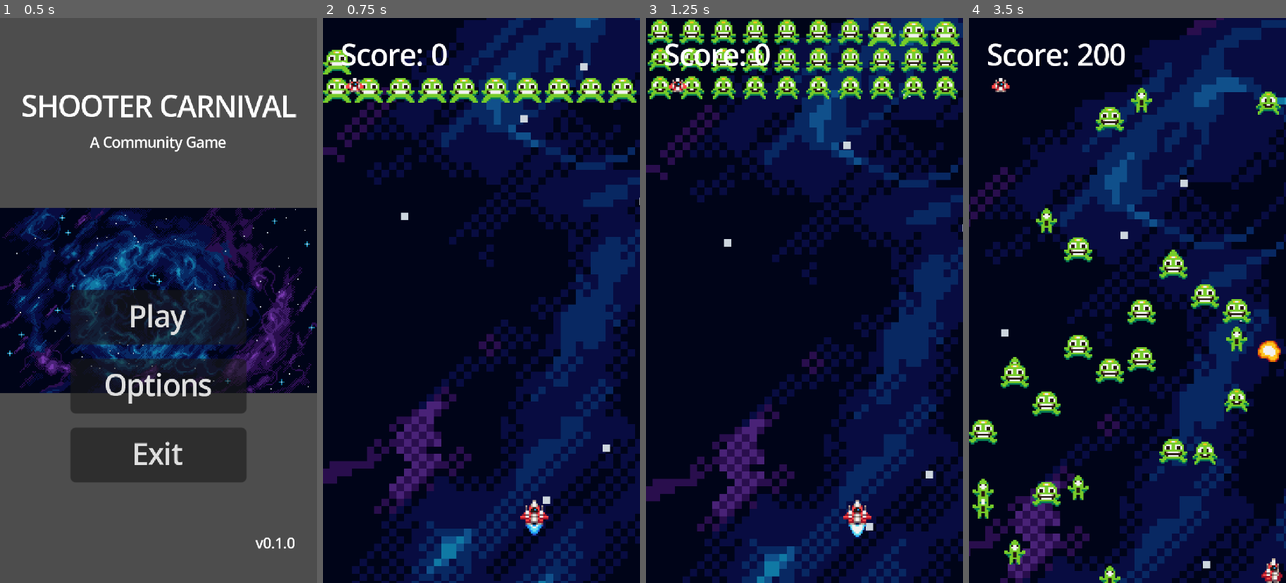
Above: before the commit, frames 1-4 (left to right).
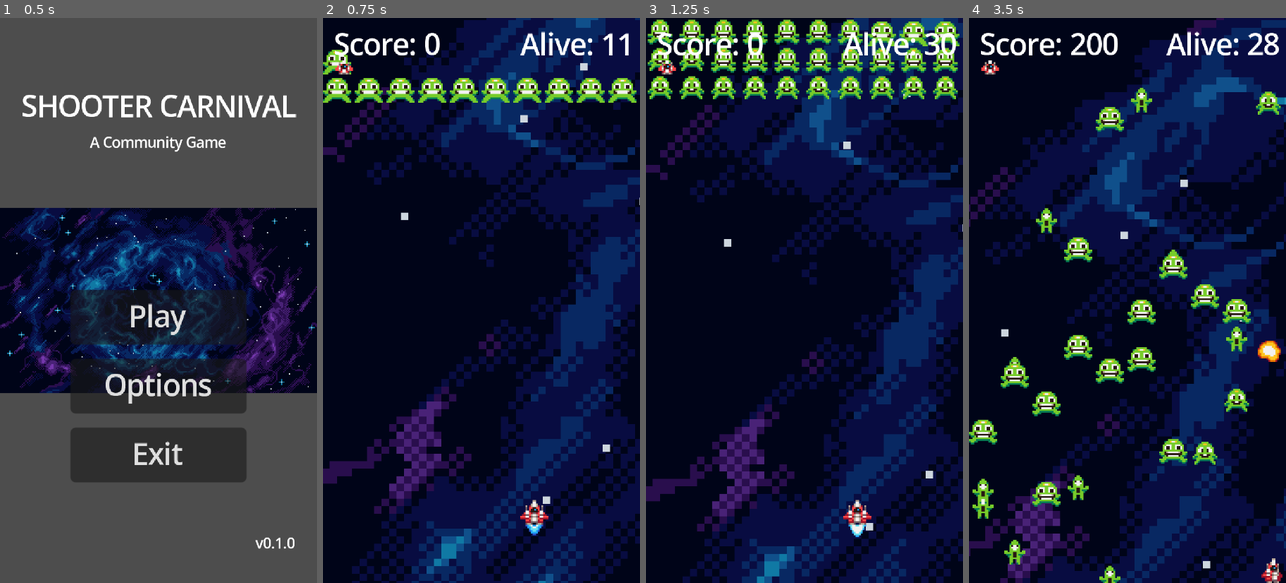
Above: after the commit, the same moments.

Repository: HouZenKai/ShooterCarnival
Game: Godot game, scene res://scenes/ui/main_menu.tscn
Same seed, same stepped clock (60 frames per second), same inputs: the game is played once before the commit and once after it.
Inputs:
- Up to frame 1 (0.5 s): no input
- Up to frame 2 (0.75 s): click "Play" at 0.5 s
- Up to frame 3 (1.25 s): no input
- Up to frame 4 (3.5 s): hold D (move_right) 1.28-2.03 s; tap Space (shoot) at 1.35, 2.1, 2.85 s; hold S (move_down) 2.03-2.78 s; hold D (move_right) from 2.78 s (still down)

Frame 1 is identical in both runs. In frame 2, 1.5% of the frame differs, in the area x 3-97%, y 2-14%; in frame 3, 1.6%; in frame 4, 2.0%, in the area x 3-98%, y 2-14%.

Commit message:
added a counter of how many enemies are alive to the hud modified hud to be typed

Diff:
--- a/src/entities/spawners/enemy_spawner.gd
+++ b/src/entities/spawners/enemy_spawner.gd
@@ -10,6 +10,7 @@
 @export var speed_increase_step: float = 0.1
 
 @onready var spawn_timer: Timer = $SpawnTimer
+@onready var hud: Hud = $"../HUD"
 
 var minimum_spawn_interval : float = 0.050
 var alive_enemies : int = 0
@@ -52,6 +53,7 @@
 		print("\tenemy_spawner>>_spawn_enemies_platoon_async Added a new enemy to the platoon")
 		add_child(enemy_instance)
 		alive_enemies += 1
+		hud.increment_enemy()
 
 	 	# Spread spawning across multiple frames to prevent stuttering
 		await get_tree().process_frame
@@ -82,6 +84,7 @@
 
 		add_child(enemy)
 		alive_enemies += 1
+		hud.increment_enemy()
 
 
 func _on_enemy_died(_payload: Message.Payload.EnemyDeath) -> void:
--- a/src/scenes/stages/stage_01.gd
+++ b/src/scenes/stages/stage_01.gd
@@ -13,7 +13,7 @@
 
 ## Reference to the player (direct child of this stage)
 @onready var player: Area2D = $Player
-@onready var hud: CanvasLayer = $HUD
+@onready var hud: Hud = $HUD
 
 
 func _ready() -> void:
@@ -40,6 +40,7 @@
 func _on_enemy_died(enemy : Message.Payload.EnemyDeath) -> void:
 	if hud and is_instance_valid(hud):
 		hud.add_score(enemy.reward)
+		hud.decrement_enemy()
 
 
 ## Returns the player node for external access (e.g., parallax tracking in main scene).
--- a/src/scenes/ui/hud.gd
+++ b/src/scenes/ui/hud.gd
@@ -1,14 +1,17 @@
+class_name Hud
 extends CanvasLayer
-## HUD: Displays game UI including score and lives.
+## HUD: Displays game UI including score, lives and enemies alive.
 ## Handles updating the score when enemies are destroyed.
 
 @onready var score_label: Label = $Control/ScoreLabel
+@onready var enemies_label: Label = $Control/EnemiesLabel
 
 var current_score: int = 0
-
+var enemies_alive: int = 0
 
 func _ready() -> void:
 	update_score_display()
+	update_enemy_label()
 
 
 ## Increment the score by the specified amount.
@@ -17,14 +20,31 @@
 	current_score += points
 	update_score_display()
 
-
-## Reset the score to zero (useful for game restart).
-func reset_score() -> void:
+## Useful for when a game restarts
+## Reset the score to zero
+## Reset the number of enemies alive to zero.
+func reset_hud() -> void:
 	current_score = 0
 	update_score_display()
-
+	enemies_alive = 0
+	update_enemy_label()
 
 ## Update the score label text to reflect the current score.
 func update_score_display() -> void:
 	if score_label:
 		score_label.text = "Score: %d" % current_score
+
+## Increment the number of enemies alive.
+func increment_enemy() -> void:
+	enemies_alive += 1
+	update_enemy_label()
+
+## Decrement the number of enemies alive.
+func decrement_enemy() -> void:
+	enemies_alive -= 1
+	update_enemy_label()
+
+## Update the enemies label text to reflect the current number of enemies alive.
+func update_enemy_label() -> void:
+	if enemies_label:
+		enemies_label.text = "Alive: %d" % enemies_alive
--- a/src/scenes/ui/hud.tscn
+++ b/src/scenes/ui/hud.tscn
@@ -1,29 +1,39 @@
-[gd_scene load_steps=3 format=3 uid="uid://vbsta33oi1ql"]
+[gd_scene format=3 uid="uid://vbsta33oi1ql"]
 
 [ext_resource type="Texture2D" uid="uid://dxrfu07egq6vx" path="res://assets/Mini Pixel Pack 3/UI objects/Player_life_icon (16 x 16).png" id="1_0mwgc"]
-[ext_resource type="Script" path="res://scenes/ui/hud.gd" id="1_hqnrr"]
+[ext_resource type="Script" uid="uid://dqnapf3gjwohk" path="res://scenes/ui/hud.gd" id="1_hqnrr"]
 
-[node name="HUD" type="CanvasLayer"]
+[node name="HUD" type="CanvasLayer" unique_id=1797824515]
 script = ExtResource("1_hqnrr")
 
-[node name="Control" type="Control" parent="."]
+[node name="Control" type="Control" parent="." unique_id=553950844]
 layout_mode = 3
 anchors_preset = 15
 anchor_right = 1.0
 anchor_bottom = 1.0
+grow_horizontal = 2
+grow_vertical = 2
 
-[node name="ScoreLabel" type="Label" parent="Control"]
+[node name="ScoreLabel" type="Label" parent="Control" unique_id=1685184588]
 layout_mode = 0
-offset_left = 10.0
-offset_top = 10.0
-offset_right = 71.0
-offset_bottom = 33.0
+offset_left = 6.0
+offset_top = 4.0
+offset_right = 67.0
+offset_bottom = 27.0
 text = "Score: 0"
 
-[node name="LivesIcon" type="TextureRect" parent="Control"]
+[node name="EnemiesLabel" type="Label" parent="Control" unique_id=1628346185]
 layout_mode = 0
-offset_left = 10.0
-offset_top = 30.0
-offset_right = 26.0
-offset_bottom = 46.0
+offset_left = 112.0
+offset_top = 4.0
+offset_right = 173.0
+offset_bottom = 27.0
+text = "Alive: 0"
+
+[node name="LivesIcon" type="TextureRect" parent="Control" unique_id=1158238624]
+layout_mode = 0
+offset_left = 4.0
+offset_top = 20.0
+offset_right = 20.0
+offset_bottom = 36.0
 texture = ExtResource("1_0mwgc")
